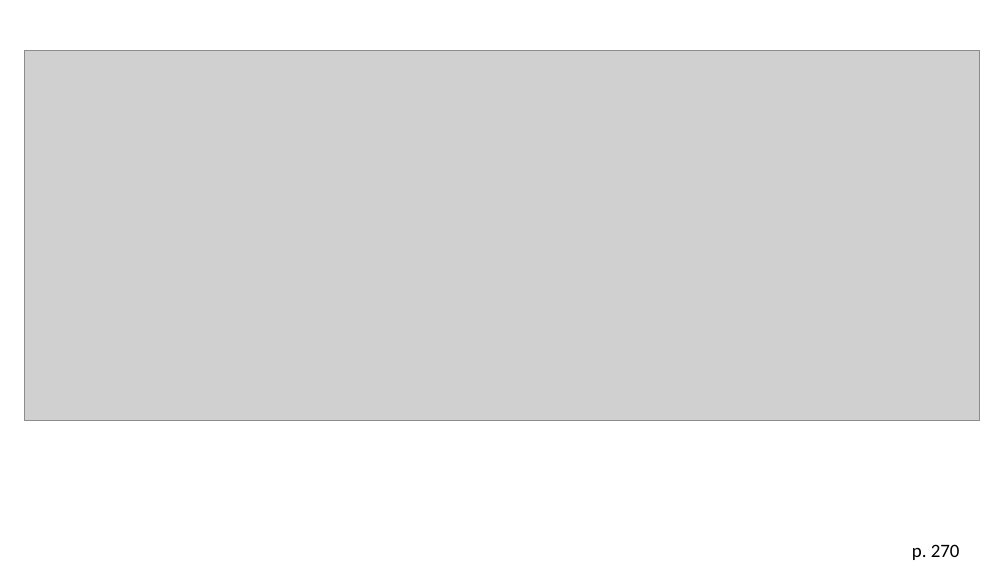
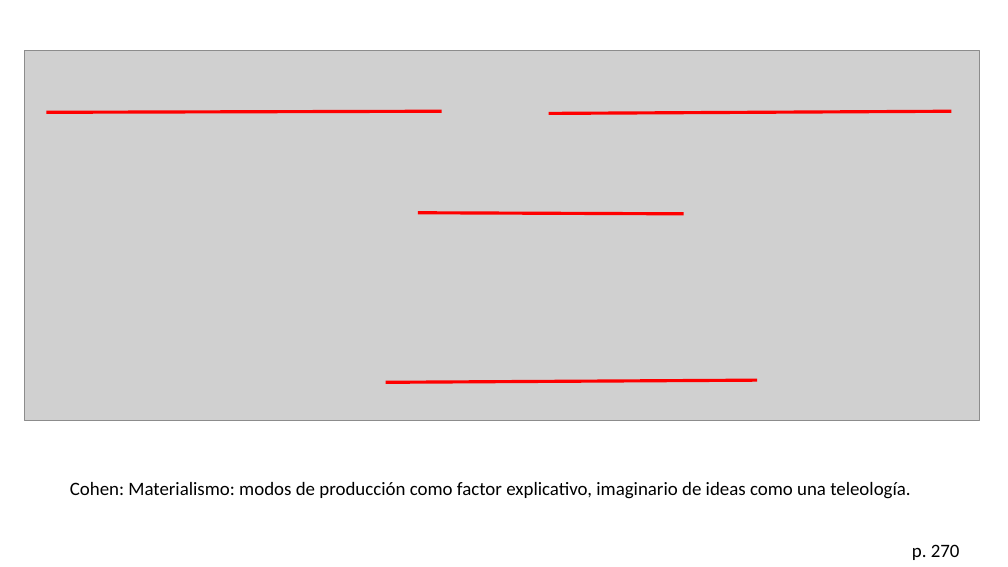
Before and after one commit to zaboltar/zaboltar.github.io, a slide deck: slide 33 of assets uarm/2023 2 UarmPCrit/Taylor - Era Secular 3 y 5.pptx. Drawn at 1008x567 pixels with LibreOffice and Linux fonts; fonts in the diff are those of the drawing; grey boxes stand for pictures. Boxes give left, top, right and bottom in pixels: in the first picture for what was removed or moved away, otherwise in the second. Text is boxed around its words. In the diff, an @@ line names an element or a change of style, - is before the commit and + after.

```diff
--- a/assets uarm/2023 2 UarmPCrit/Taylor - Era Secular 3 y 5.pptx
+++ b/assets uarm/2023 2 UarmPCrit/Taylor - Era Secular 3 y 5.pptx
@@ line added from (46, 113) to (442, 111), #FF0000 3 pt @@
@@ line added from (549, 113) to (952, 111), #FF0000 3 pt @@
@@ line added from (418, 212) to (684, 214), #FF0000 3 pt @@
@@ line added from (757, 380) to (386, 383), #FF0000 3 pt @@
@@ text added at box(70, 482, 910, 499), 18 pt, text #000000 @@
+Cohen: Materialismo: modos de producción como factor explicativo, imaginario de ideas como una teleología.
```
Also in this commit, not shown: 8 other slides changed, 10 slides added, 16 slides removed, 5 other files.
